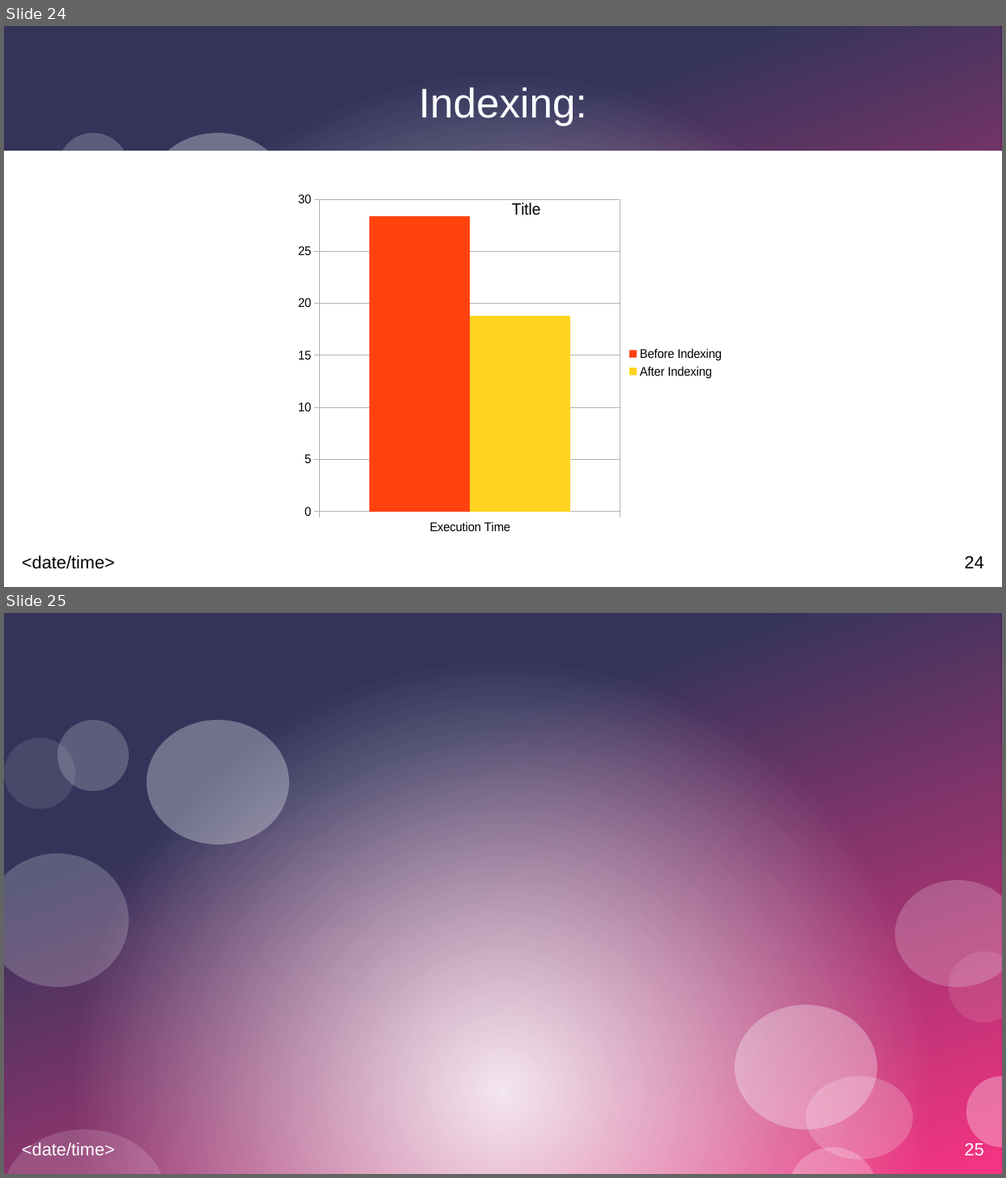
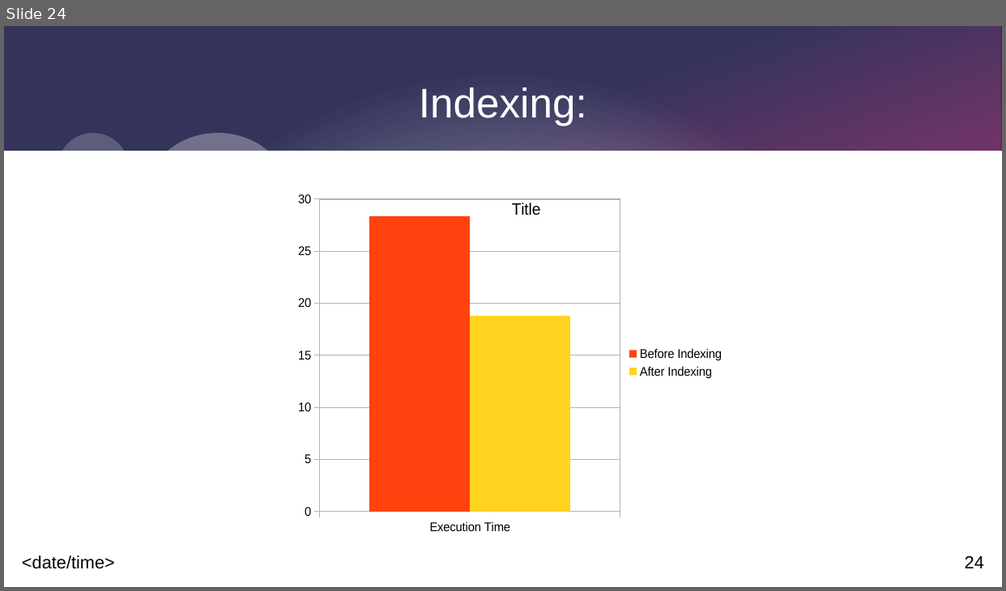
Before and after one commit to hamzaaldabe/QueryPerformanceAnalysis, a slide deck: QueryPerformanceAnalysis.odp. Shown one above the other, each under a label of ours: slides 24 and 25 before the commit, slide 24 after it. The pictures are 1006x1178 and 1006x591 pixels, drawn with LibreOffice and Linux fonts; fonts in the diff are those of the drawing; background and template pictures are left out; a plain dark background stands for a picture behind light text. Boxes give left, top, right and bottom in pixels: in the first picture for what was removed or moved away, otherwise in the second. Text is boxed around its words. In the diff, an @@ line names an element or a change of style, - is before the commit and + after.

```diff
--- a/QueryPerformanceAnalysis.odp
+++ b/QueryPerformanceAnalysis.odp
@@ slide 25 removed at box(4, 613, 1002, 1174), background picture (left out); not listed: 7 template elements that a slide beside it also shows @@
@@ ellipse removed at box(4, 854, 128, 988) @@
@@ ellipse removed at box(895, 880, 1002, 987) @@
@@ ellipse removed at box(948, 952, 1002, 1023) @@
@@ ellipse removed at box(807, 1076, 913, 1160) @@
@@ ellipse removed at box(966, 1076, 1002, 1148) @@
@@ ellipse removed at box(4, 1130, 164, 1174) @@
@@ text removed at box(22, 1143, 115, 1156) @@
-<date/time>
@@ ellipse removed at box(788, 1148, 877, 1174) @@
```
Also in this commit, not shown: 3 slides added.
